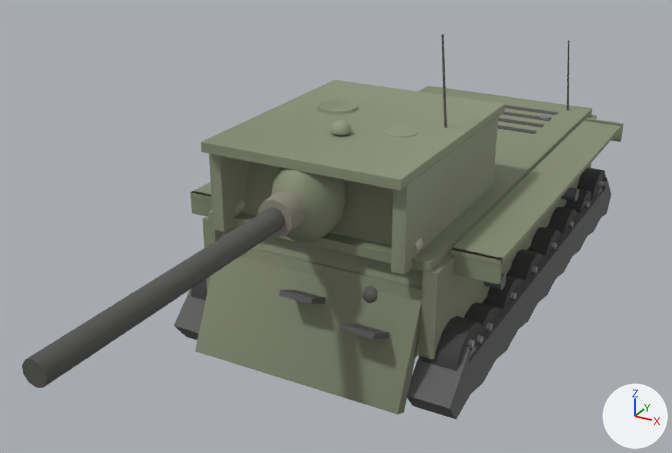
Before and after pictures for a commit that changed the glTF model client/assets/models/isu152.glb.
Camera for both pictures: a 50 mm lens placed at (5.04, -12.0, 6.46), pointed at (-0.26, -2.36, 1.65). Arrows for +X, +Y and +Z are at lower right; the lights stay in place. The first picture is the older version. Where no turn or scale is listed for an object, it has been applied to the vertices. Vertices at exactly the same position are counted once.

In view in the first picture: 'barrel', 'glacis', 'hullSide', 'hullTop', 'lowerPlate', 'mantlet', 'tracks', 'turretRoof', 'turretSide', 'wheel11', 'wheel12', 'wheel14' and 7 more.
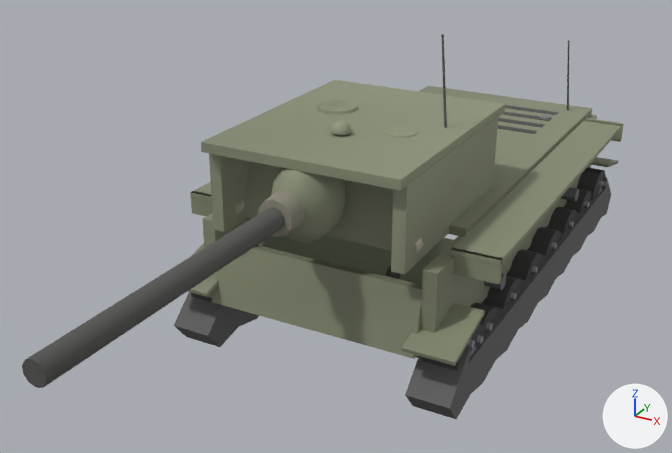
Edits to the bpy script that builds the scene:
```text
Change me_mesh_16:
    used by ob_tracks; location = (0.0, 0.0, 0.0)
    remove me_mesh_16.from_pydata(...)  # 164 vertices, 304 faces; spans x -1.94..1.94, y -3.7..3.7, z 0.1..1.17
    add me_mesh_16.from_pydata(...)  # 196 vertices, 352 faces; spans x -1.98..1.98, y -3.74..3.7, z 0.1..1.26
    me_mesh_16 part 1
    16 vertices are added at x -1.98..1.34, y -3.74..3.7, z 0.98..1.26
    16 new vertices lie (0.64, 0.0, 0.0) away from vertices in x -1.98..1.34, y -3.74..3.7, z 0.98..1.26
    48 new faces join them
Change me_mesh_18:
    used by ob_glacis; location = (0.0, 0.0, 0.0)
    before: 0 (1.41, -3.15, 1.99) at pixel (431, 251), 1 (1.41, -3.95, 0.29) at pixel (397, 414), 2 (1.41, -2.97, 1.91), 3 (1.41, -3.77, 0.21) at pixel (403, 412), 4 (-1.41, -2.97, 1.91)
    before: 5 (-1.41, -3.77, 0.21), 6 (-1.41, -3.15, 1.99), 7 (-1.41, -3.95, 0.29) at pixel (195, 351)
    remove me_mesh_18.from_pydata(...)  # 66 vertices, 108 faces; spans x -1.41..1.41, y -3.98..-2.45, z 0.21..2.04
    add me_mesh_18.from_pydata(...)  # 66 vertices, 108 faces; spans x -1.41..1.41, y -3.36..-1.83, z 0.51..2.04
    me_mesh_18 part 2: the loose piece of 26 vertices spanning x 0.66..0.9, y -3.5..-3.26, z 1.27..1.51 is moved by (0.0, 0.62, 0.0)
    me_mesh_18 part 3: the loose piece of 8 vertices spanning x -0.21..0.25, y -3.9..-3.12, z 1.03..1.44 is moved by (0.0, 0.62, 0.0)
    me_mesh_18 part 4: the loose piece of 8 vertices spanning x 0.67..1.13, y -3.98..-3.21, z 0.85..1.26 is moved by (0.0, 0.62, 0.0)
    me_mesh_18 part 5
    add for i in [0, 2, 4, 6]: me_mesh_18.vertices[i].co += Vector((0.0, 0.58, -0.08))
    add for i in [1, 3, 5, 7]: me_mesh_18.vertices[i].co += Vector((0.0, 0.76, 0.3))
    other edits to the shape of me_mesh_18 do not show in these pictures
Change me_mesh_21:
    used by ob_hulltop; location = (0.0, 0.0, 0.0)
    before: 0 (1.5, -3.4, 1.98) at pixel (430, 262), 1 (1.5, -3.4, 1.86) at pixel (429, 272), 6 (-1.5, -3.4, 1.98) at pixel (207, 211), 7 (-1.5, -3.4, 1.86) at pixel (208, 220)
    remove me_mesh_21.from_pydata(...)  # 76 vertices, 124 faces; spans x -1.5..1.5, y -3.4..3.4, z 1.86..2.02
    add me_mesh_21.from_pydata(...)  # 76 vertices, 124 faces; spans x -1.5..1.5, y -2.33..3.4, z 1.86..2.02
    me_mesh_21 part 6
    add for i in [0, 1, 6, 7]: me_mesh_21.vertices[i].co += Vector((0.0, 1.07, 0.0))
```

Location of each change, (x1, y1, x2, y2) in pixels of the pictures (672 x 453 px; the box of a moved part takes in the faces that stretch with it):
'glacis', reshaped: before (195, 227, 432, 414); after (246, 218, 453, 358)
'tracks', reshaped (8% taller): before (174, 177, 611, 419); after (174, 157, 618, 419)
'hullTop', reshaped: before (208, 86, 592, 273); after (418, 86, 592, 236)
part 1 of me_mesh_16, added: after (188, 157, 618, 366)
part 2 of me_mesh_18, moved or reshaped: before (362, 286, 377, 303); after (386, 266, 400, 279)
part 3 of me_mesh_18, moved or reshaped (not visible afterwards): before (279, 290, 326, 304)
part 4 of me_mesh_18, moved or reshaped (not visible afterwards): before (340, 324, 389, 339)
part 5 of me_mesh_18, moved or reshaped: before (195, 236, 432, 414); after (246, 218, 453, 358)
'lowerPlate', unchanged, uncovered by the edit: before (217, 239, 422, 357); after (212, 239, 422, 359)
'wheel14', unchanged, covered by the edit: before (422, 316, 484, 371); after (422, 323, 484, 371)
